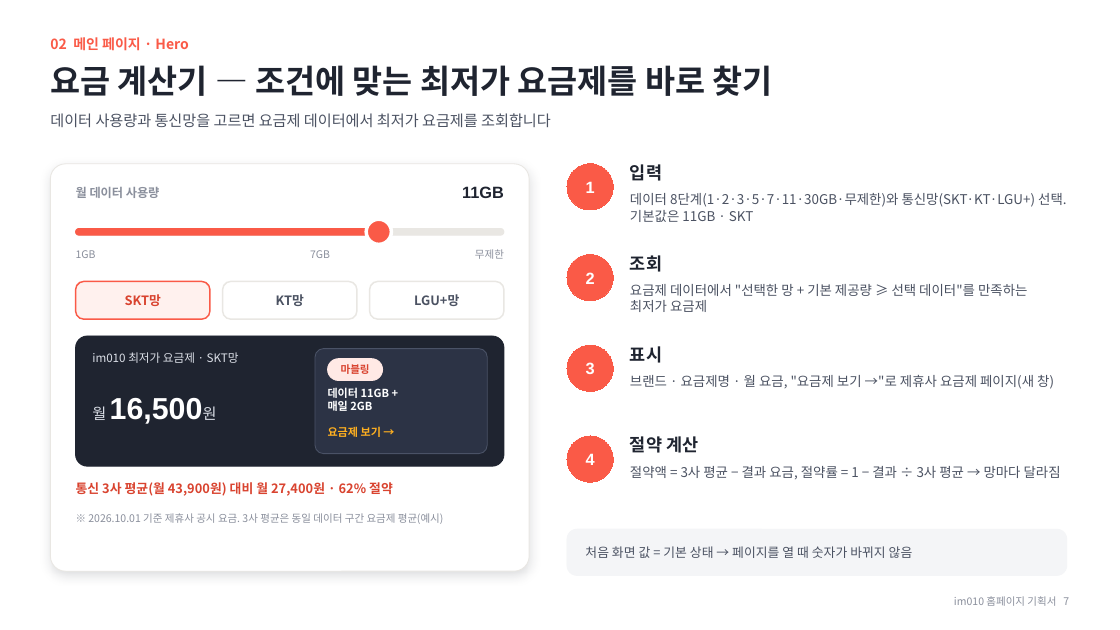
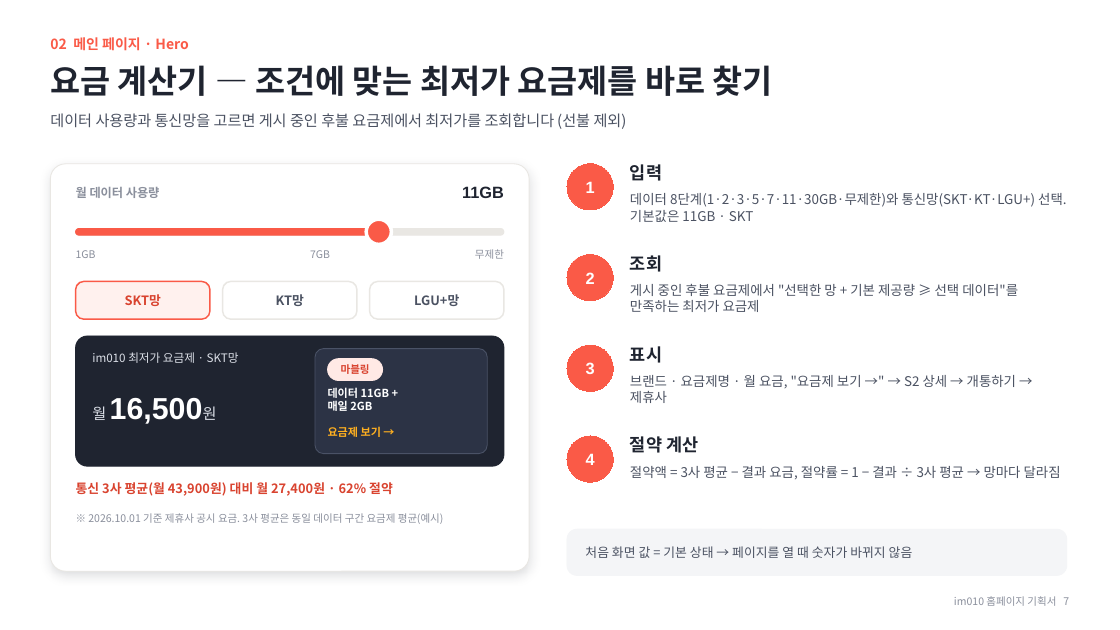
Before and after one commit to chlee-oss/im010, a slide deck: slide 7 of im010_기획서.pptx. Drawn at 1120x630 pixels with LibreOffice and Linux fonts; fonts in the diff are those of the drawing. Boxes give left, top, right and bottom in pixels: in the first picture for what was removed or moved away, otherwise in the second. Text is boxed around its words. In the diff, an @@ line names an element or a change of style, - is before the commit and + after.

```diff
--- a/im010_기획서.pptx
+++ b/im010_기획서.pptx
@@ text at bbox=[50, 113, 627, 129]: text changed @@
-데이터 사용량과 통신망을 고르면 요금제 데이터에서 최저가 요금제를 조회합니다
+데이터 사용량과 통신망을 고르면 게시 중인 후불 요금제에서 최저가를 조회합니다 (선불 제외)
@@ text at bbox=[630, 284, 1018, 312]: text changed @@
-요금제 데이터에서 "선택한 망 + 기본 제공량 ≥ 선택 데이터"를 만족하는 최저가 요금제
+게시 중인 후불 요금제에서 "선택한 망 + 기본 제공량 ≥ 선택 데이터"를 만족하는 최저가 요금제
@@ text at bbox=[630, 375, 1016, 403]: text changed @@
-브랜드 · 요금제명 · 월 요금, "요금제 보기 →"로 제휴사 요금제 페이지(새 창)
+브랜드 · 요금제명 · 월 요금, "요금제 보기 →" → S2 상세 → 개통하기 → 제휴사
```
Also in this commit, not shown: 12 other slides changed, 8 slides added.
